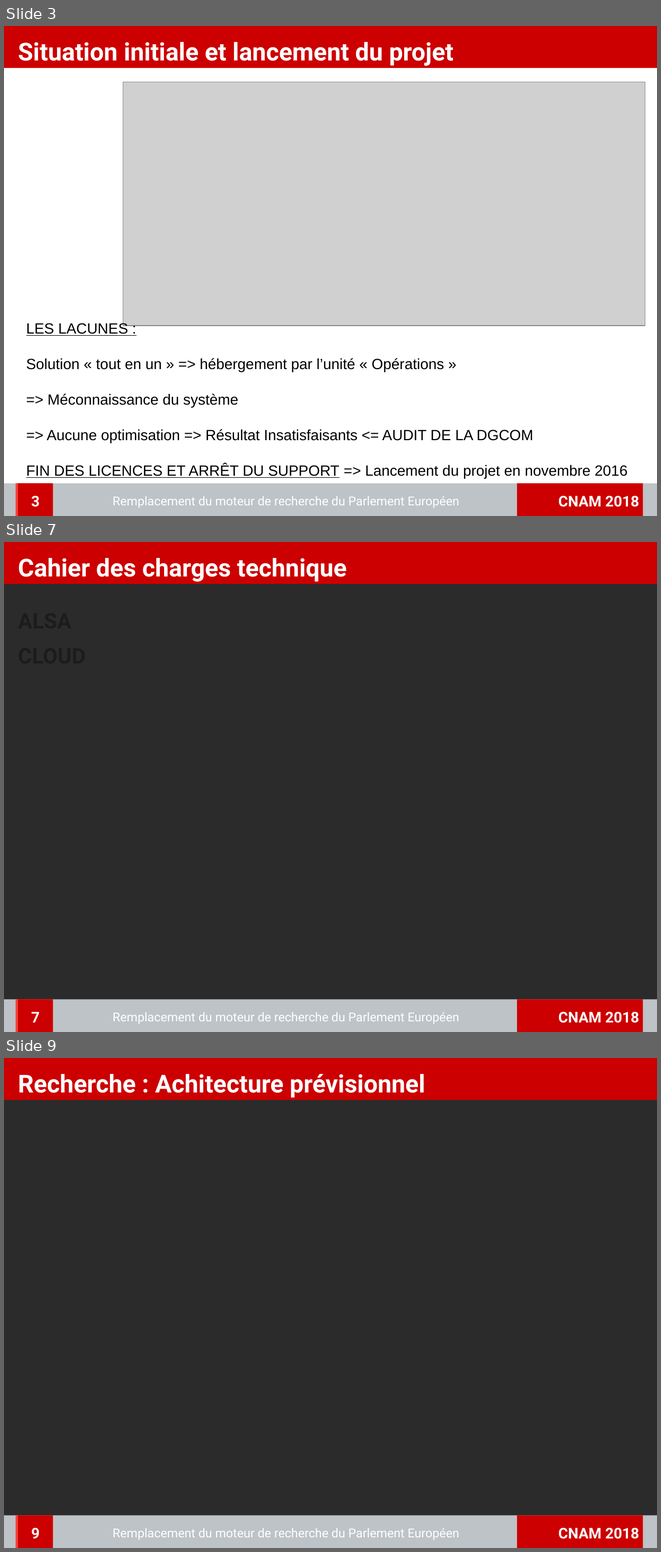
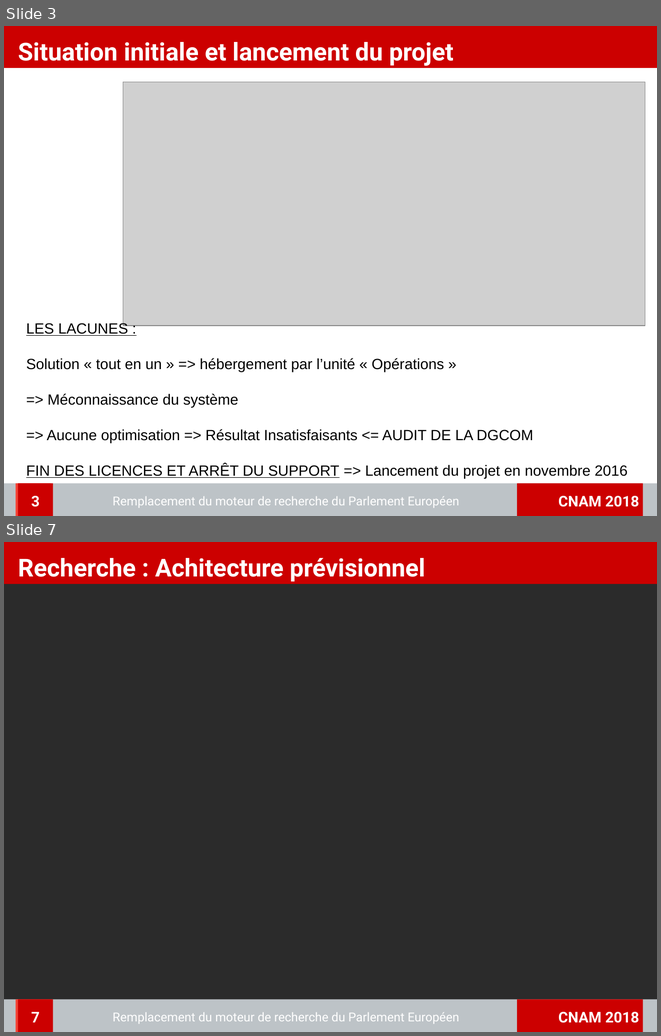
Before and after one commit to charleshuber/4tfront, a slide deck: memoire/presentation/memoire_presentation.odp. Shown one above the other, each under a label of ours: slides 3, 7 and 9 before the commit, slides 3 and 7 after it; the slides between them are not shown. The pictures are 661x1552 and 661x1036 pixels, drawn with LibreOffice and Linux fonts; fonts in the diff are those of the drawing; grey boxes stand for pictures; background and template pictures are left out; a plain dark background stands for a picture behind light text. Boxes give left, top, right and bottom in pixels: in the first picture for what was removed or moved away, otherwise in the second. Text is boxed around its words. In the diff, an @@ line names an element or a change of style, - is before the commit and + after.

```diff
--- a/memoire/presentation/memoire_presentation.odp
+++ b/memoire/presentation/memoire_presentation.odp
@@ slide 7 removed at bbox=[4, 542, 657, 1032], background picture (left out); not listed: 4 template elements that a slide beside it also shows @@
@@ title removed at bbox=[18, 558, 347, 582] @@
-Cahier des charges technique
@@ text removed at bbox=[18, 607, 643, 985] @@
-ALSA
-CLOUD
@@ page number removed at bbox=[18, 999, 53, 1032] @@
-7
@@ text removed at bbox=[113, 1012, 459, 1024] @@
-Remplacement du moteur de recherche du Parlement Européen
@@ what was slide 9 is now slide 7 @@
@@ page number at bbox=[31, 1012, 40, 1022]: text changed @@
-9
+7
```
Also in this commit, not shown: 4 slides changed, 1 other slide removed, 1 other file.
